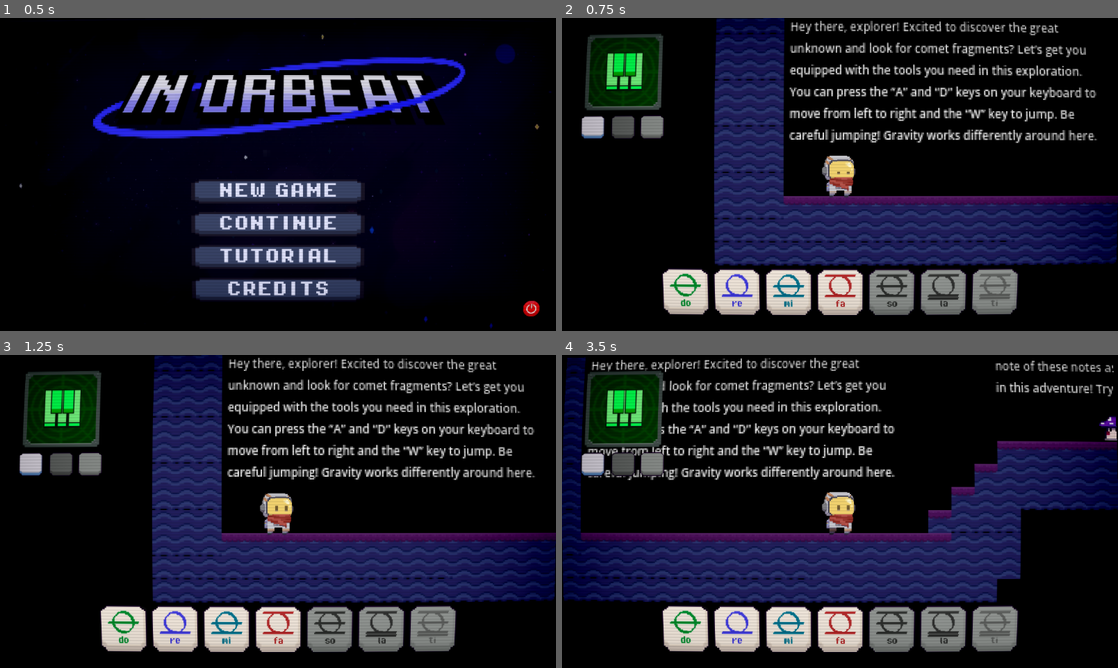
Above: before the commit, frames 1-4 (two rows, left to right).
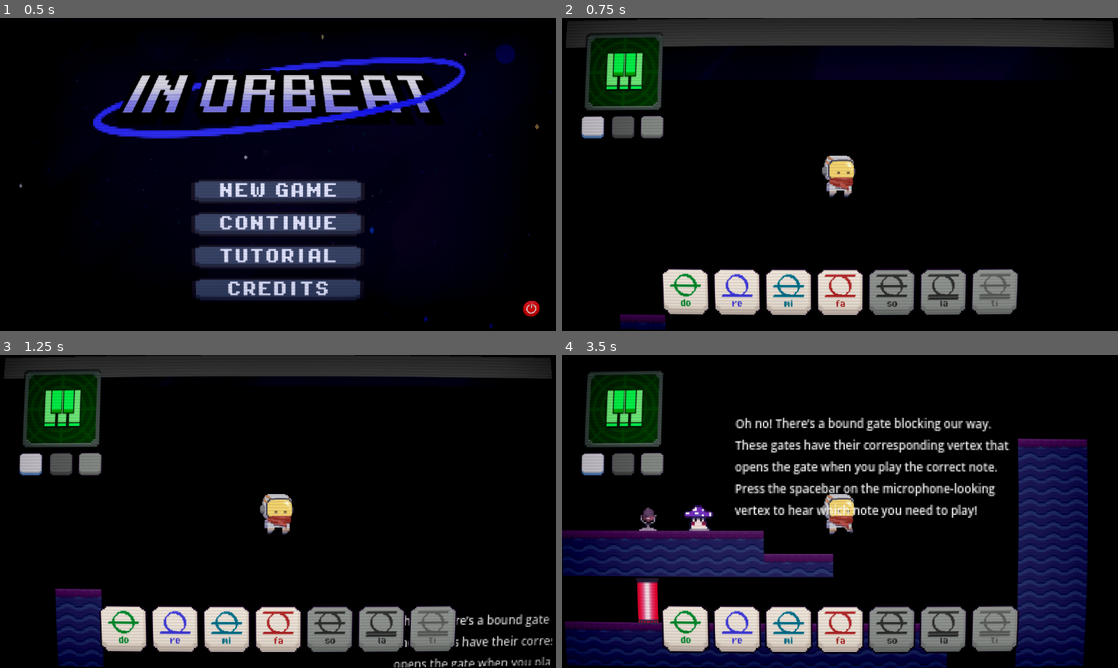
Above: after the commit, the same moments.

Repository: Washington99/musicplatformer
Game: Godot game, scene res://Scenes/main_menu.tscn
The game is run twice, just before and just after one commit, with the same random seed, the same clock (stepped at 60 frames per second) and the same inputs. Sound files missing from this copy of the repository are replaced by a short silence.
Inputs:
- Up to frame 1 (0.5 s): no input
- Up to frame 2 (0.75 s): click "TUTORIAL" at 0.5 s
- Up to frame 3 (1.25 s): no input
- Up to frame 4 (3.5 s): tap Enter (ui_accept) at 1.25 s; hold D (Right) 1.28-2.03 s; tap Space (interact) at 1.35, 2.3, 2.85 s; tap W (Jump) at 1.52, 2.27 s; tap 1 (piano) at 1.55, 2.1, 3.05 s; hold A (Left) 2.03-2.78 s; hold D (Right) from 2.78 s (still down)

Frame 1 is identical in both runs. In frame 2, 36% of the frame differs, in the area x 0-100%, y 0-100%; in frame 3, 36%; in frame 4, 41%.

Commit message:
Randomize on scene level start
Removed constraint that fixed the notes to play to initial song list on first playthrough

Diff:
--- a/Scenes/level_tutorial.tscn
+++ b/Scenes/level_tutorial.tscn
@@ -203,11 +203,11 @@
 
 [node name="MusicComet" parent="TileMap" instance=ExtResource("6_pkbct")]
 position = Vector2(364, 176)
-notes_list = Array[String](["piano_1", "piano_1", "piano_1"])
+notes_list = Array[String](["piano_1", "piano_3", "piano_1"])
 next_scene_path = "res://Scenes/level_1.tscn"
 
 [node name="player" parent="." instance=ExtResource("6_pma55")]
-position = Vector2(295, 446)
+position = Vector2(698.824, -84.6429)
 allowed_instruments = Array[String](["piano"])
 allowed_notes = Array[String](["1", "3", "5", "6"])
 
@@ -231,13 +231,12 @@
 [node name="Lifeform" parent="Gate" instance=ExtResource("6_4ndgs")]
 position = Vector2(36, -50)
 song_list = Array[String](["piano_3"])
-notes_selection = Array[String](["1", "3"])
 is_lifeform_for_vertice = true
 
 [node name="switch" parent="Gate" instance=ExtResource("12_asqfv")]
 position = Vector2(1, -49)
 trigger_keys = Array[String](["piano_3"])
-notes_selection = Array[String](["1", "3"])
+notes_selection = Array[String](["1", "3", "5"])
 
 [node name="Gate2" parent="." node_paths=PackedStringArray("needed_vertices", "lifeform") instance=ExtResource("10_0yhtl")]
 position = Vector2(635, 145)
@@ -281,7 +280,6 @@
 metadata/_edit_use_anchors_ = true
 
 [node name="movement_label" type="Label" parent="."]
-anchors_preset = -1
 offset_left = 260.0
 offset_top = 341.0
 offset_right = 485.0
--- a/Scripts/Global.gd
+++ b/Scripts/Global.gd
@@ -15,6 +15,8 @@
 
 func _ready():
 	var root = get_tree().root
+	randomize()
+	switch_seed = randi() % 12
 
 	# Using a negative index counts from the end, so this gets the last child node of `root`.
 	current_scene = root.get_child(-1)
--- a/Scripts/gate.gd
+++ b/Scripts/gate.gd
@@ -3,22 +3,6 @@
 @export var needed_vertices: Array[Switch]
 @export var lifeform: Lifeform
 @export var is_ordered: bool = false
-
-func _on_ready() -> void:
-	## assert(len(lifeform.song_list) == len(needed_vertices))
-	#var i: int = 0
-	#
-	##for vertex in needed_vertices:
-		##vertex.trigger_keys.clear()
-	#
-	#while i < len(lifeform.song_list):
-		#if lifeform.song_list[i] not in needed_vertices[i].trigger_keys:
-			#needed_vertices[i].trigger_keys.append(lifeform.song_list[i])
-		#i += 1
-	#
-	## print(lifeform.song_list)
-
-	pass
 
 
 func _process(_delta: float) -> void:
--- a/Scripts/lifeform.gd
+++ b/Scripts/lifeform.gd
@@ -15,17 +15,13 @@
 
 func _ready():
 	animated_sprite.play("default")
-
-func _on_ready() -> void:
 	randomize_song_list()
-	# print(song_list)
 
 func _physics_process(_delta: float) -> void:
 	if player_near and Input.is_action_just_pressed("interact"):
 		for audio in song_list:
 			var music_player = "res://Assets/Audio/" + audio + ".wav"
 
-			# Logical Error here "1" is also in "10"
 			if 1 == int(audio):
 				$AnimatedNote.play("green")
 			elif 3 == int(audio):
@@ -52,19 +48,6 @@
 func _on_body_exited(body: Node2D) -> void:
 	if body is Player:
 		player_near = false
-
-#func randomize_song_list () -> void:
-	#
-	#while song_list.size() < num_songs:
-		#var temp: String = (
-			#instruments_selection.pick_random() + "_" +
-			#str(notes_selection.pick_random())
-		#)
-#
-		#if temp not in song_list:
-			#song_list.append(
-				#temp
-			#)
 
 func randomize_song_list () -> void:
 	if is_lifeform_for_vertice:
--- a/Scripts/music_comet.gd
+++ b/Scripts/music_comet.gd
@@ -8,6 +8,9 @@
 var successfully_played: int = 0
 var errors_played = 0
 var player_near: bool = false
+
+func _ready() -> void:
+	randomized_notes_list()
 
 func _physics_process(_delta: float) -> void:
 	if player_near and Input.is_action_just_pressed("interact"):
@@ -73,5 +76,5 @@
 		player.num_error_played += 1
 
 func randomized_notes_list () -> void:
-	randomize()
+	# randomize()
 	notes_list.shuffle()
--- a/Scripts/switch.gd
+++ b/Scripts/switch.gd
@@ -2,17 +2,16 @@
 
 class_name Switch
 
-@export var is_one_time: bool = false
-@export var switch_name: String = ""
 @export var trigger_keys: Array[String]
 @export var notes_selection: Array[String]
 
 @onready var animated_notes = get_node("AnimatedNote")
 
+var switch_name: String = ""
 var player_near: bool = false
 var triggered: bool = false
 
-func _on_ready() -> void:
+func _ready() -> void:
 	randomize_trigger_keys()
 	# print(trigger_keys)
 
@@ -37,16 +36,10 @@
 
 	var music_resolver: MusicResolver = area.get_parent()
 	var music_played: String = music_resolver.instrument_played + "_" + str(music_resolver.note_played)
-	# music_resolver.set_disabled(true)
 
 	if music_played in trigger_keys:
-		# triggered = true
 		$TileMapLayer.set_cell(Vector2i(0,0), 5, Vector2i(2,4))
-		# $CollisionShape2D.set_deferred("disabled", true)
 		switch_name = music_played
-		# switch_on.emit(switch_name)
-
-		#$Label.text = music_played
 
 		if "1" in music_played:
 			$AnimatedNote.play("green")
@@ -63,8 +56,7 @@
 		if "12" in music_played:
 			$AnimatedNote.play("yellow")
 
-		if !is_one_time:
-			$Timer.start()
+		$Timer.start()
 
 	else:
 		var player: Player = music_resolver.get_parent()
--- a/savefile.json
+++ b/savefile.json
@@ -1 +1 @@
-{"level_completed":true,"levels":[],"next_level":"res://Scenes/main_menu.tscn","player_accuracy":88.8888888888889,"player_level":0,"previous_level":"res://Scenes/level_5.tscn","unlocked_levels":4}
+{"level_completed":false,"levels":[],"next_level":"res://Scenes/level_1.tscn","player_accuracy":87.5,"player_level":0,"previous_level":"res://Scenes/level_tutorial.tscn","unlocked_levels":4}
Not shown: 1 places in Scenes/level_tutorial.tscn that only renumber resources
